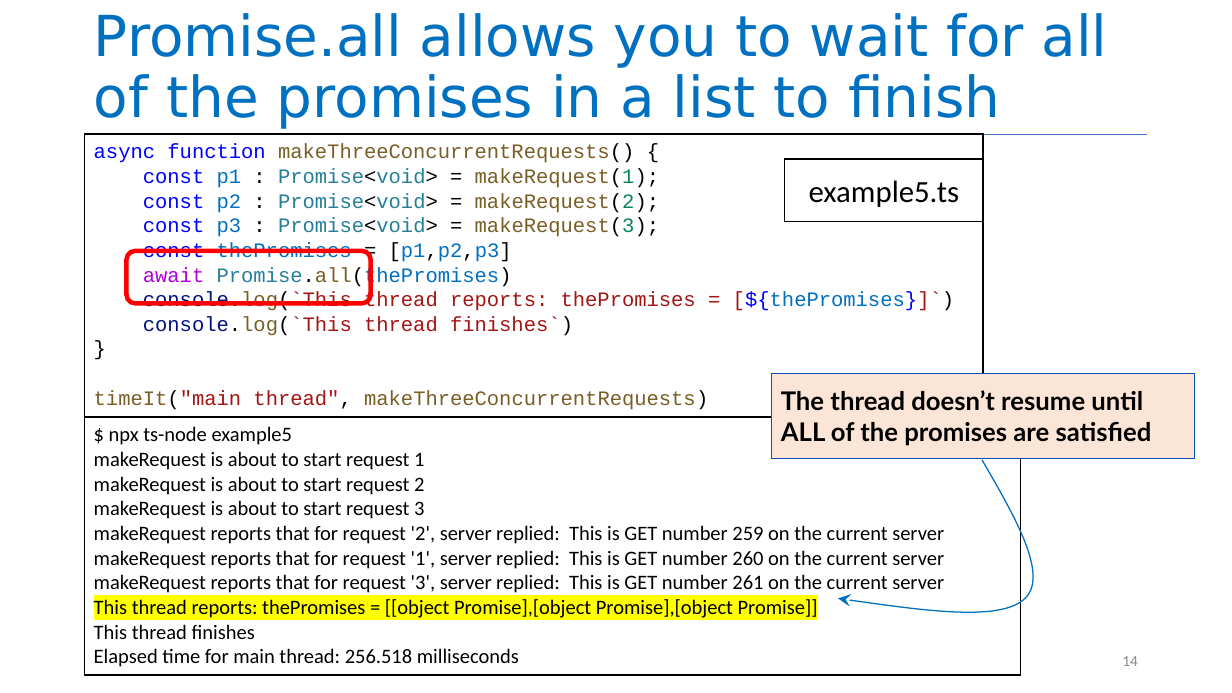
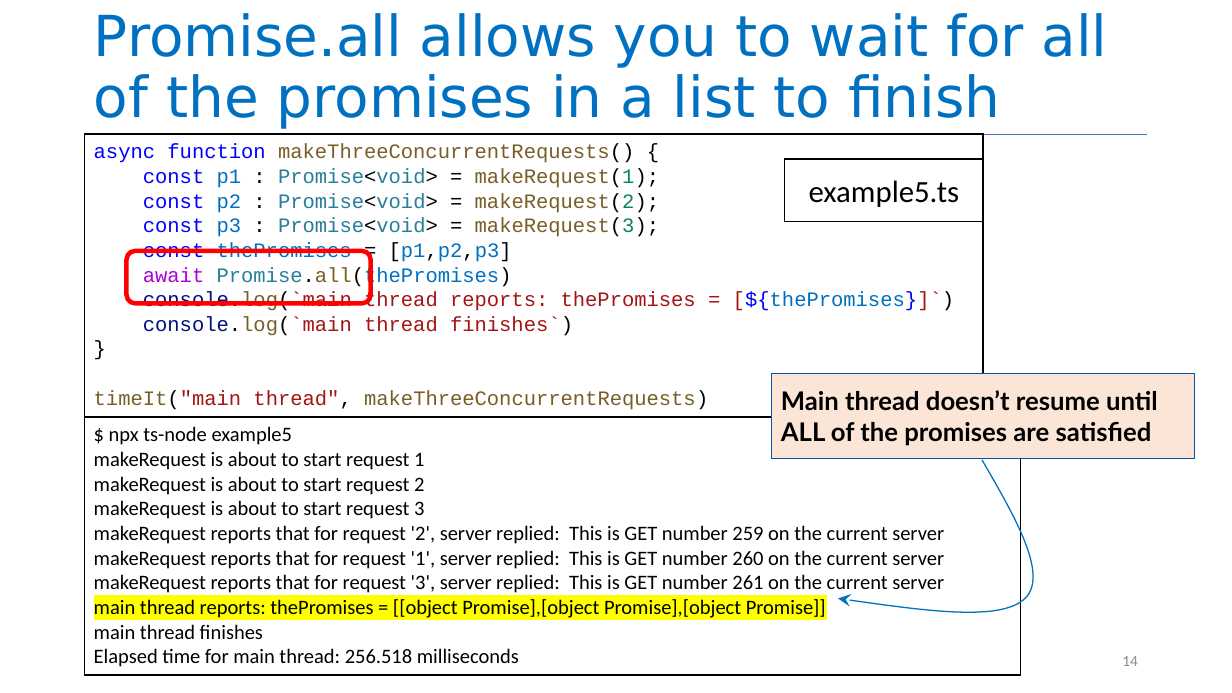
Before and after one commit to neu-se/CS4530-Spring-2023, a slide deck: slide 14 of Slides/Module 05 Concurrency Patterns in Typescript.pptx. Drawn at 1232x693 pixels with LibreOffice and Linux fonts; fonts in the diff are those of the drawing. Boxes give left, top, right and bottom in pixels: in the first picture for what was removed or moved away, otherwise in the second. Text is boxed around its words. In the diff, an @@ line names an element or a change of style, - is before the commit and + after.

```diff
--- a/Slides/Module 05 Concurrency Patterns in Typescript.pptx
+++ b/Slides/Module 05 Concurrency Patterns in Typescript.pptx
@@ text in rectangle at [143, 292, 955, 336]: text changed @@
-console.log(`This thread reports: thePromises = [${thePromises}]`)
-console.log(`This thread finishes`)
+console.log(`main thread reports: thePromises = [${thePromises}]`)
+console.log(`main thread finishes`)
@@ text in rectangle at [781, 390, 1158, 446]: text changed @@
-The thread doesn’t resume until ALL of the promises are satisfied
+Main thread doesn’t resume until ALL of the promises are satisfied
@@ text in rectangle at [94, 599, 826, 639]: text changed @@
-This thread reports: thePromises = [[object Promise],[object Promise],[object Promise]]
-This thread finishes
+main thread reports: thePromises = [[object Promise],[object Promise],[object Promise]]
+main thread finishes
```
Also in this commit, not shown: 3 other slides changed, 1 other file.
